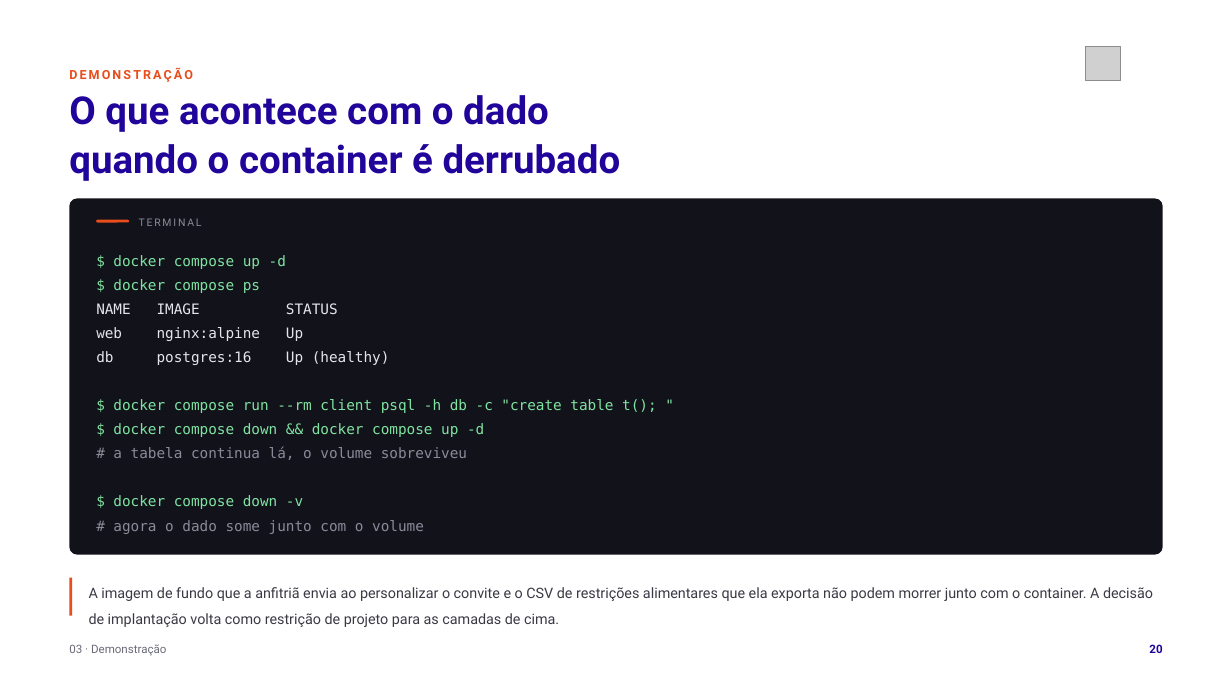
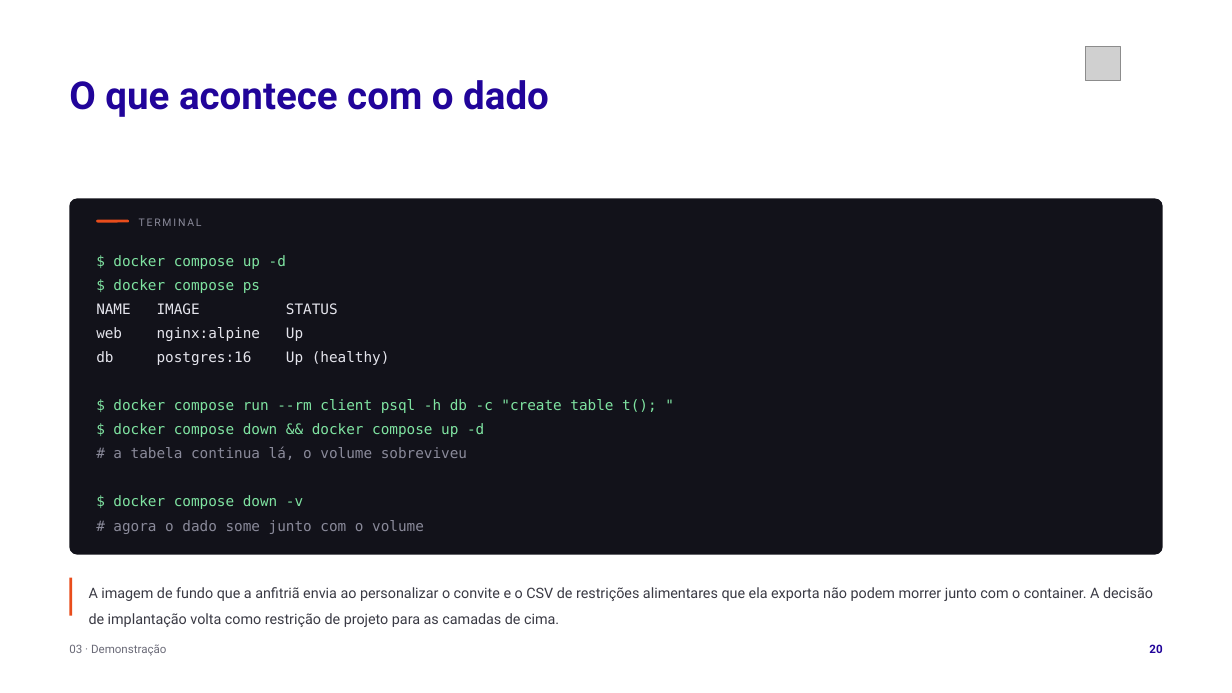
Before and after one commit to tcpassos/invite-app, a slide deck: slide 20 of trabalhos/T1-Docker-Invite-People.pptx. Drawn at 1232x693 pixels with LibreOffice and Linux fonts; fonts in the diff are those of the drawing; grey boxes stand for pictures. Boxes give left, top, right and bottom in pixels: in the first picture for what was removed or moved away, otherwise in the second. Text is boxed around its words. In the diff, an @@ line names an element or a change of style, - is before the commit and + after.

```diff
--- a/trabalhos/T1-Docker-Invite-People.pptx
+++ b/trabalhos/T1-Docker-Invite-People.pptx
@@ text "O que acontece com o ...": place and size @@
-text "O que acontece com o ..." at box(69, 95, 621, 181)
+text "O que acontece com o ..." at box(69, 80, 549, 117)
@@ text removed at box(69, 67, 193, 82) @@
-DEMONSTRAÇÃO
@@ text at box(69, 144, 621, 181): paragraph removed @@
-quando o container é derrubado
```
Also in this commit, not shown: 25 other slides changed, 31 other files.
